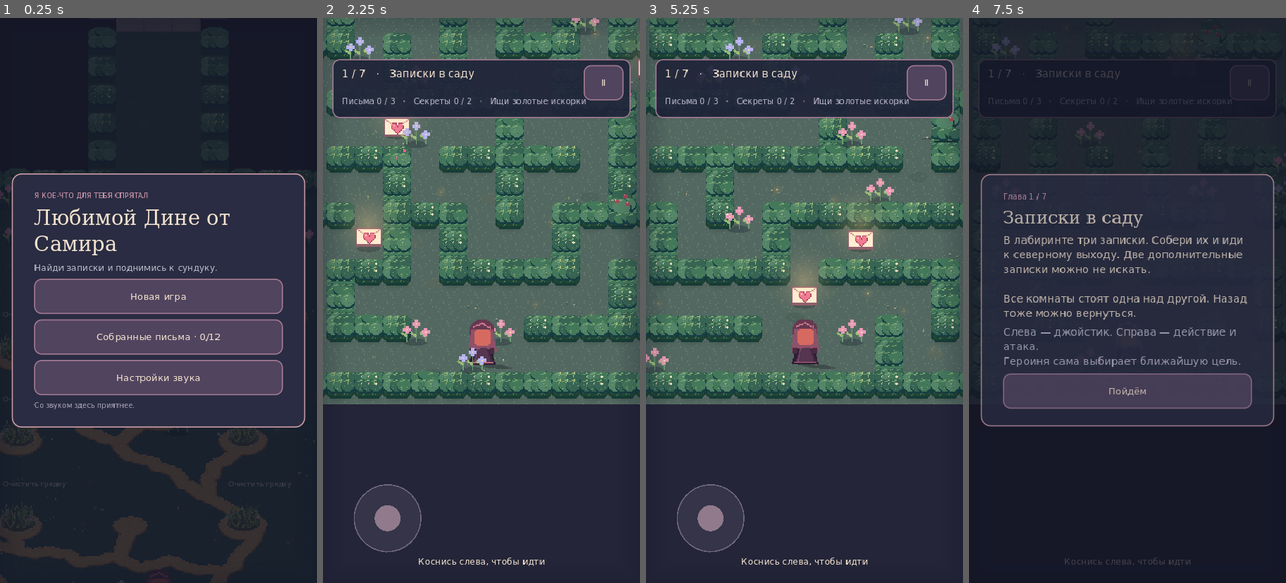
Above: before the commit, frames 1-4 (left to right).
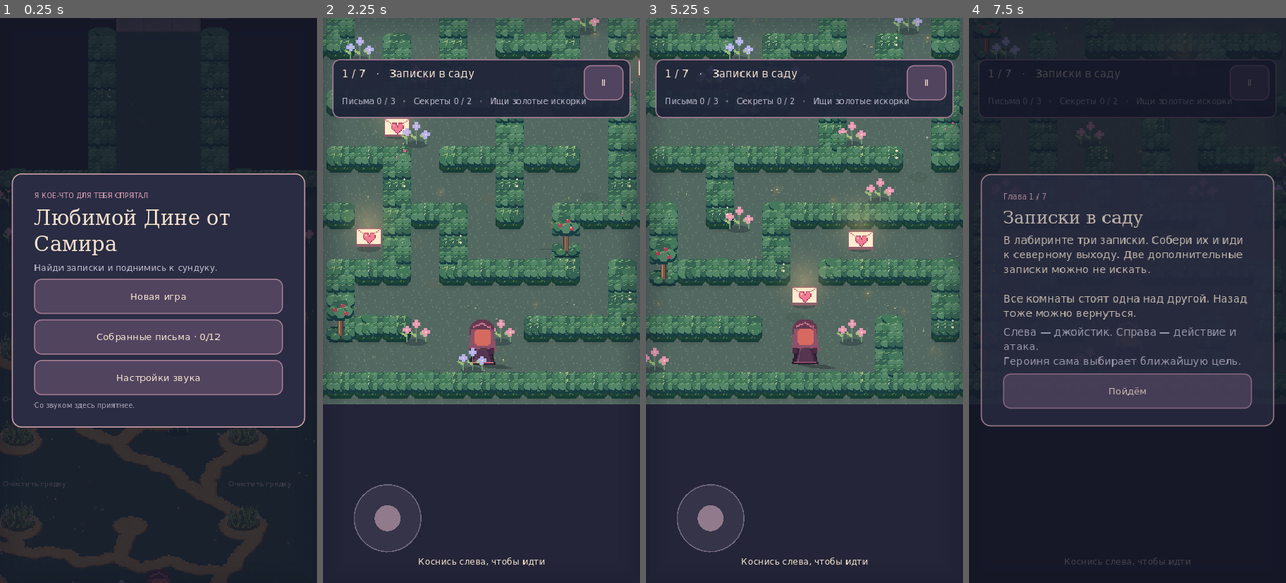
Above: after the commit, the same moments.

Repository: NQUAREx/dina-lovely
Game: Godot game, scene res://main.tscn
Same seed, same stepped clock (60 frames per second), same inputs: the game is played once before the commit and once after it.
Inputs:
- Up to frame 1 (0.25 s): no input
- Up to frame 2 (2.25 s): click "Новая игра" at 0.5 s; click "Ⅱ" at 1.25 s; click "Пойдём" at 2 s
- Up to frame 3 (5.25 s): click "Ⅱ" at 2.75 s; click "Новая игра" at 3.5 s; click "Начать новую историю" at 4.25 s; click "Пойдём" at 5 s
- Up to frame 4 (7.5 s): click "Ⅱ" at 5.75 s; click "Новая игра" at 6.5 s; click "Начать новую историю" at 7.25 s

The runs differ from the first frame. In frame 1, less than 0.1% of the frame differs, in the area x 1-99%, y 4-31%; in frame 2, 6.6%, in the area x 0-100%, y 0-67%; in frame 3, 6.1%; in frame 4, less than 0.1%.

Commit message:
Join moving hedge canopies, add exposed-trunk trees and clip heroine shadows

Diff:
--- a/scripts/game.gd
+++ b/scripts/game.gd
@@ -759,7 +759,6 @@
 			var p: Vector2=pos-obj.pos
 			if float(obj.get("gate_amount",0))<.25 and absf(p.x)<82 and absf(p.y)<12:return true
 			if Rect2(Vector2(-82,-12),Vector2(92,24)).has_point(p):return true
-			if p.distance_to(Geometry2D.get_closest_point_to_segment(p,Vector2(72,0),Vector2(45,24)))<12:return true
 		if obj.solid:
 			if obj.kind=="pond":
 				# Full drawn pond footprint; its anchor is the bottom, not its centre.
@@ -1314,10 +1313,14 @@
 func draw_sprite(name: String, pos: Vector2, color: Color = Color.WHITE, scale_factor: float = 1.0) -> void:
 	var id := int(sprites.get(name,0))
 	if name in ["hedge_tree","hedge_tree_apples"]:
+		var cell:=Vector2i((pos+camera-get_viewport_rect().size/2-shake_offset)/TILE)
+		var sway:=Vector2.ZERO
+		for n in range(6):sway+=vegetation.get("h:"+str(cell)+":"+str(n),{}).get("offset",Vector2.ZERO)
+		pos+=(sway/6*Vector2(.15,.1)).round()
 		draw_texture_rect_region(atlas,Rect2(pos+Vector2(-24,-56),Vector2(48,72)),Rect2(Vector2(id%16*32,id/16*48),Vector2(32,48)),color)
 		return
 	if name.begins_with("hedge") and not name.begins_with("hedge_piece"):
-		if level==0:draw_hedge_parts(name,pos);return
+		if level not in [1,2,4]:draw_hedge_parts(name,pos);return
 		draw_rect(Rect2(pos+Vector2(-24,-24),Vector2(48,40)),Color("25433d"))
 		draw_texture_rect_region(atlas,Rect2(pos+Vector2(-24,-32),Vector2(48,48)),Rect2(Vector2(id%16*32,id/16*48+16),Vector2(32,32)),color)
 		return
@@ -1421,7 +1424,11 @@
 		renderables.append(obj)
 	for enemy in enemies: renderables.append({"kind":"enemy"+str(int(enemy.type)%3),"pos":enemy.pos,"id":"","enemy":enemy})
 	renderables.append({"kind":"player","pos":player,"id":""})
-	if level==0:
+	if level not in [1,2,4]:
+		draw_cast_shadow("hero"+str(direction)+"_0",screen(player),1.0)
+		var contact_shadow:=PackedVector2Array()
+		for n in range(24):contact_shadow.append(screen(player)+Vector2(cos(n*TAU/24)*19,sin(n*TAU/24)*5.7))
+		draw_floor_shadow(contact_shadow,Color(.06,.09,.15,.28))
 		for wall in renderables:
 			if wall.get("wall",false):
 				if wall.kind.begins_with("hedge_tree"):draw_cast_shadow(wall.kind,screen(wall.pos),1.0)
@@ -1450,8 +1457,9 @@
 		elif kind in ["flowers","blueflowers"]:
 			pass
 		if kind=="player":
-			draw_cast_shadow("hero"+str(direction)+"_0",p,1.0)
-			draw_shadow(p,19)
+			if level in [1,2,4]:
+				draw_cast_shadow("hero"+str(direction)+"_0",p,1.0)
+				draw_shadow(p,19)
 			var frame := int(time*12)%4 if moving and not paused else 0
 			if not resting.is_empty():p+=Vector2(0,-18+sin(time*2.4)*12 if resting=="swing" else -18)
 			var color := Color(1,.65,.73) if invincible>0 and int(time*12)%2==0 else Color.WHITE
@@ -1522,6 +1530,7 @@
 				draw_sprite(kind+"_pressed_"+str(clampi(roundi(float(item.get("press",0))*2),0,2)),p)
 			elif kind=="note": draw_sprite(kind,p+Vector2(0,sin(time*2+item.pos.x)*4+25*(1-clampf((time-float(item.get("rise_start",time-1)))/.45,0,1))))
 			else: draw_sprite(kind,p)
+			if item.get("wall",false) and level not in [1,2,4] and not kind.begins_with("hedge_tree"):draw_hedge_connections(p)
 			if kind.begins_with("rack_") and item.id not in save_data.weapons_taken and item.pos.distance_to(player)<95:
 				draw_string(body_font,p+Vector2(-25,-75),{"rpg":tx("weapon_rpg"),"rifle":tx("weapon_rifle"),"sword":tx("weapon_sword")}[item.id],HORIZONTAL_ALIGNMENT_LEFT,-1,14,CREAM)
 			if level==6 and kind=="stone" and not item.id.is_empty(): symbol(item.id,p+Vector2(0,-42),Color("ffe4ad") if item.id in puzzle else Color("b5a3bb"))
@@ -1529,10 +1538,17 @@
 				var open: bool = door_is_open(str(item.id))
 				draw_texture_rect(glow,Rect2(p-Vector2(65,110),Vector2(130,150)),false,Color(.9,1,.9,1 if open else .2))
 				if not open and kind!="doorway": draw_line(p+Vector2(-18,-36),p+Vector2(18,-36),Color("ab839a"),4)
-	if level==0:
+	if level not in [1,2,4]:
+		var foliage_in_front:=hedge_in_foreground(player)
 		for wall in renderables:
-			if wall.get("wall",false) and hedge_active(wall.cell) and not wall.kind.begins_with("hedge_tree") and hedge_in_foreground(wall.pos):
-				draw_hedge_parts(wall.kind,screen(wall.pos))
+			if wall.get("wall",false) and not wall.kind.begins_with("hedge_tree") and foliage_in_front:
+				if hedge_active(wall.cell) or wall.pos.distance_to(player)<90:
+					draw_hedge_parts(wall.kind,screen(wall.pos))
+		# Seam foliage comes last, so individual tile shadows cannot cut it apart.
+		for wall in renderables:
+			if wall.get("wall",false) and not wall.kind.begins_with("hedge_tree") and (foliage_in_front or wall.pos.distance_to(player)>120):
+				draw_hedge_connections(screen(wall.pos))
+
 	# Batched radial textures approximate soft warm light without expensive real-time lights.
 	for item in renderables:
 		if item.kind in ["lamp","candle","note"] or (item.kind=="chest" and chest_open):
@@ -1645,8 +1661,10 @@
 	await fade.finished
 	persist()
 	save_data.level = destination
+	if not upwards and destination not in save_data.open_gates:save_data.open_gates.append(destination)
 	build_level(destination)
 	var x := (1.5 if destination==0 else 13.5) if upwards else (15.5 if destination==0 else 13.5)
+	if not upwards:x+=36.0/TILE
 	var start := Vector2(x*TILE,(grid.size()-2.0)*TILE) if upwards else Vector2(x*TILE,2.0*TILE)
 	var arrival := Vector2(x*TILE,(grid.size()-6.5)*TILE) if upwards else Vector2(x*TILE,6.5*TILE)
 	player = start
@@ -2215,10 +2233,10 @@
 		draw_texture_rect(path_texture,Rect2(screen(Vector2.ZERO),Vector2(grid[0].length(),grid.size())*TILE),false)
 
 func update_vegetation(delta: float) -> void:
-	if level==0:
+	if level not in [1,2,4]:
 		var center := Vector2i(player/TILE)
-		for y in range(maxi(6,center.y-2),mini(grid.size()-6,center.y+3)):
-			for x in range(maxi(1,center.x-2),mini(grid[0].length()-1,center.x+3)):
+		for y in range(maxi(0,center.y-2),mini(grid.size(),center.y+3)):
+			for x in range(maxi(0,center.x-2),mini(grid[0].length(),center.x+3)):
 				if grid[y][x]!="#":continue
 				var cell := Vector2i(x,y)
 				for n in range(6):
@@ -2467,10 +2485,26 @@
 	draw_texture_rect_region(atlas,Rect2(pos,Vector2(72,68)),Rect2(Vector2(id%16*32,id/16*48+16),Vector2(32,32)))
 
 func hedge_in_foreground(wall_pos: Vector2) -> bool:
-	# Only the southern face stays behind her. Side contacts can sit slightly
-	# below the cell centre and must retain the full foreground canopy.
-	var relative := player-wall_pos
-	return relative.y<=absf(relative.x)
+	var centre:=Vector2i(player/TILE)
+	var nearest:=INF;var face:=Vector2.ZERO
+	for y in range(maxi(0,centre.y-2),mini(grid.size(),centre.y+3)):
+		for x in range(maxi(0,centre.x-2),mini(grid[0].length(),centre.x+3)):
+			if grid[y][x]!="#":continue
+			var corner:=Vector2(x,y)*TILE
+			for normal in [Vector2i.LEFT,Vector2i.RIGHT,Vector2i.UP,Vector2i.DOWN]:
+				var next:Vector2i=Vector2i(x,y)+normal
+				if next.x>=0 and next.y>=0 and next.y<grid.size() and next.x<grid[0].length() and grid[next.y][next.x]=="#":continue
+				var a:=corner;var b:=corner
+				if normal.x!=0:a.x+=TILE if normal.x>0 else 0;b=a+Vector2(0,TILE)
+				else:a.y+=TILE if normal.y>0 else 0;b=a+Vector2(TILE,0)
+				var distance:=player.distance_squared_to(Geometry2D.get_closest_point_to_segment(player,a,b))
+				if distance<nearest:nearest=distance;face=Vector2(normal)
+	return face!=Vector2.DOWN if nearest<10000 else (player-wall_pos).y<=absf(player.x-wall_pos.x)
+
+func draw_hedge_connections(pos: Vector2) -> void:
+	var cell:=Vector2i((pos+camera-get_viewport_rect().size/2-shake_offset)/TILE)
+	if cell.x+1<grid[0].length() and grid[cell.y][cell.x+1]=="#" and not hedge_trees.has(cell+Vector2i.RIGHT):draw_hedge_layer("hedge_join_h",pos,Vector2(40,42),Vector2(7,-31))
+	if cell.y+1<grid.size() and grid[cell.y+1][cell.x]=="#" and not hedge_trees.has(cell+Vector2i.DOWN):draw_hedge_layer("hedge_join_v",pos,Vector2(48,37),Vector2(-24,-5))
 
 func hedge_active(cell: Vector2i) -> bool:
 	for n in range(6):
@@ -2516,7 +2550,14 @@
 	var away := (origin-light).normalized()
 	var stretch := .25+clampf(origin.distance_to(light)/900,0,.35)
 	var flicker := .02*sin(time*4+origin.x*.01)
-	draw_set_transform_matrix(Transform2D(Vector2(1,0),Vector2(-away.x*(.55+flicker),-away.y*stretch),pos+Vector2(0,3)))
+	var projection:=Transform2D(Vector2(1,0),Vector2(-away.x*(.55+flicker),-away.y*stretch),pos+Vector2(0,3))
+	if level not in [1,2,4] and name.begins_with("hero"):
+		if absf(projection.determinant())<.01:return
+		var quad:=PackedVector2Array()
+		for vertex in [Vector2(-32,-86),Vector2(32,-86),Vector2(32,10),Vector2(-32,10)]:quad.append(projection*(vertex*scale_factor))
+		draw_floor_shadow(quad,Color(.06,.055,.1,.28),projection,sprites[name],scale_factor)
+		return
+	draw_set_transform_matrix(projection)
 	draw_sprite(name,Vector2.ZERO,Color(.06,.055,.1,.28),scale_factor)
 	draw_set_transform(Vector2.ZERO)
 
@@ -2529,10 +2570,22 @@
 		for obj in objects:
 			if obj.kind=="lamp":obj.kind="lamp_off"
 	if level==0:
-		var candidates: Array[Vector2i] = []
-		for cell in berry_cells:
-			if not objects.any(func(o):return o.kind=="tree" and o.pos.distance_to((Vector2(cell)+Vector2(.5,.5))*TILE)<130):candidates.append(cell)
-		for n in range(mini(5,candidates.size())):put_object("tree",candidates[n],"",false)
+		var candidates:Array[Vector2i]=[]
+		for y in range(6,grid.size()-6):
+			for x in range(grid[0].length()):
+				if grid[y][x]!="#":continue
+				var point:=(Vector2(x,y)+Vector2(.5,.5))*TILE
+				if objects.any(func(o):return o.get("hidden_hedge",false) and o.pos.distance_to(point)<75):continue
+				if (x>0 and grid[y][x-1]==".") or (x+1<grid[0].length() and grid[y][x+1]==".") or grid[y-1][x]=="." or grid[y+1][x]==".":candidates.append(Vector2i(x,y))
+		var planted:=0
+		while not candidates.is_empty() and planted<22:
+			var n:=rng.randi_range(0,candidates.size()-1);var cell:=candidates[n];candidates.remove_at(n)
+			var point:=(Vector2(cell)+Vector2(.5,.5))*TILE
+			if objects.any(func(o):return o.kind=="tree" and o.pos.distance_to(point)<125):continue
+			if berry_cells.has(cell):
+				var id:String=berry_cells[cell];berry_cells.erase(cell)
+				objects.assign(objects.filter(func(o):return o.kind!="berries" or o.id!=id))
+			put_object("tree",cell,"",false);planted+=1
 	if level==5:
 		for x in [4,8,19,23]:
 			var row := 6 if rng.randf()<.5 else grid.size()-7
@@ -2548,3 +2601,36 @@
 		var cell:=Vector2i(obj.pos/TILE)
 		if cell.y>=0 and cell.y<grid.size() and cell.x>=0 and cell.x<grid[0].length() and grid[cell.y][cell.x]=="#":
 			obj.integrated_hedge=true;hedge_trees[cell]=obj
+
+func shadow_floor_cell(cell: Vector2i) -> bool:
+	return cell.x>=0 and cell.y>=0 and cell.y<grid.size() and cell.x<grid[0].length() and grid[cell.y][cell.x]=="."
+
+func shadow_ray_clear(destination: Vector2) -> bool:
+	var distance:=player.distance_to(destination)
+	for step in range(5,ceili(distance/4)+1):
+		if not shadow_floor_cell(Vector2i(player.lerp(destination,minf(1,step*4/distance))/TILE)):return false
+	return true
+
+func draw_floor_shadow(polygon: PackedVector2Array, color: Color, projection: Transform2D = Transform2D.IDENTITY, sprite_id: int = -1, scale_factor: float = 1.0) -> void:
+	var bounds:=Rect2(polygon[0],Vector2.ZERO)
+	for point in polygon:bounds=bounds.expand(point)
+	var origin:=camera-get_viewport_rect().size/2-shake_offset
+	var first:=Vector2i((bounds.position+origin)/TILE)-Vector2i.ONE
+	var last:=Vector2i((bounds.end+origin)/TILE)+Vector2i.ONE
+	for y in range(first.y,last.y+1):
+		for x in range(first.x,last.x+1):
+			if not shadow_floor_cell(Vector2i(x,y)):continue
+			var corner:=screen(Vector2(x,y)*TILE)
+			var tile:=PackedVector2Array([corner,corner+Vector2(TILE,0),corner+Vector2(TILE,TILE),corner+Vector2(0,TILE)])
+			for clipped in Geometry2D.intersect_polygons(polygon,tile):
+				if clipped.size()<3:continue
+				var centre:=Vector2.ZERO
+				for point in clipped:centre+=point
+				if not shadow_ray_clear(centre/clipped.size()+origin):continue
+				if sprite_id<0:draw_colored_polygon(clipped,color)
+				else:
+					var uv:=PackedVector2Array()
+					for point in clipped:
+						var local:Vector2=projection.affine_inverse()*point/scale_factor+Vector2(32,86)
+						uv.append((Vector2(sprite_id%16*32,sprite_id/16*48)+local/2)/Vector2(atlas.get_size()))
+					draw_polygon(clipped,PackedColorArray([color]),uv,atlas)
--- /dev/null
+++ b/tests/hedge_boundary_revision.gd
@@ -0,0 +1,23 @@
+extends SceneTree
+func _initialize():call_deferred('run')
+func run():
+ var g=load('res://main.tscn').instantiate();root.add_child(g);await process_frame;g.new_game();g.clear_modal();g.sound_on=false
+ assert(g.hedge_trees.size()>=18)
+ for cell in g.hedge_trees:
+  assert(not g.berry_cells.has(cell))
+  assert(not g.objects.any(func(o):return o.kind=='berries' and Vector2i(o.pos/48)==cell))
+ g.grid.clear()
+ for y in range(14):g.grid.append('#'+'.'.repeat(13))
+ for y in range(3,9):g.set_cell(5,y,'#')
+ g.objects.clear();g.vegetation.clear();g.hedge_trees.clear()
+ g.player=Vector2(224,288)
+ assert(g.hedge_in_foreground(Vector2(264,264)) and g.hedge_in_foreground(Vector2(264,312)))
+ assert(not g.shadow_ray_clear(Vector2(350,288)))
+ assert(g.shadow_ray_clear(Vector2(190,288)))
+ g.player=Vector2(264,447);assert(not g.hedge_in_foreground(Vector2(264,408)))
+ g.player=Vector2(62,240)
+ for n in range(12):g.update_vegetation(.016)
+ assert(g.vegetation.has('h:'+str(Vector2i(0,4))+':2'))
+ assert(g.vegetation.values().any(func(v):return v.offset.length()>.1))
+ print('PASS 22 integrated trees, no berry overlap, continuous side faces, boundary springs and hedge-blocked shadows')
+ g.queue_free();await process_frame;quit()
--- a/tests/hedge_directions.gd
+++ b/tests/hedge_directions.gd
@@ -2,7 +2,10 @@
 func _initialize():call_deferred("run")
 func run():
  var g=load("res://main.tscn").instantiate();root.add_child(g);await process_frame;g.new_game();g.clear_modal();g.sound_on=false
- var bush=Vector2(500,500)
+ g.grid.clear()
+ for y in range(22):g.grid.append(".".repeat(22))
+ g.set_cell(10,10,"#")
+ var bush=Vector2(10.5,10.5)*48
  for offset in [Vector2(0,-30),Vector2(-30,0),Vector2(30,0),Vector2(-30,15),Vector2(30,15),Vector2(10,-30)]:
   g.player=bush+offset;assert(g.hedge_in_foreground(bush))
  for offset in [Vector2(0,30),Vector2(-10,30),Vector2(10,30)]:
--- a/tests/room_collision_revision.gd
+++ b/tests/room_collision_revision.gd
@@ -8,7 +8,7 @@
  assert(image.get_pixelv(centre+Vector2i(0,int(pad.radius*.4))).a==0)
  g.save_data.letters.append('garden');g.use_exit()
  var gate=g.objects.filter(func(o):return o.kind=='doorway' and o.id=='exit')[0];gate.gate_amount=1
- assert(g.blocked(gate.pos+Vector2(-35,0)));assert(g.blocked(gate.pos+Vector2(65,5)));assert(not g.blocked(gate.pos+Vector2(24,0)));assert(not g.available(gate))
+ assert(g.blocked(gate.pos+Vector2(-35,0)));assert(not g.blocked(gate.pos+Vector2(65,5)));assert(not g.blocked(gate.pos+Vector2(24,0)));assert(not g.available(gate))
  for y in range(-24,25,4):assert(not g.blocked(gate.pos+Vector2(24,y)))
  g.build_level(1);var pond=g.objects.filter(func(o):return o.kind=='pond')[0]
  assert(g.blocked(pond.pos+Vector2(0,-95)));assert(not g.blocked(pond.pos+Vector2(0,-120)))
Binary file changed: assets/atlas.png
Not shown, added: tests/hedge_boundary_revision.gd.uid
Not shown, removed: docs/game.43ccbc998849.pck
Not shown, added: docs/game.487aead718b3.pck
Not shown, changed: docs/index.pck
